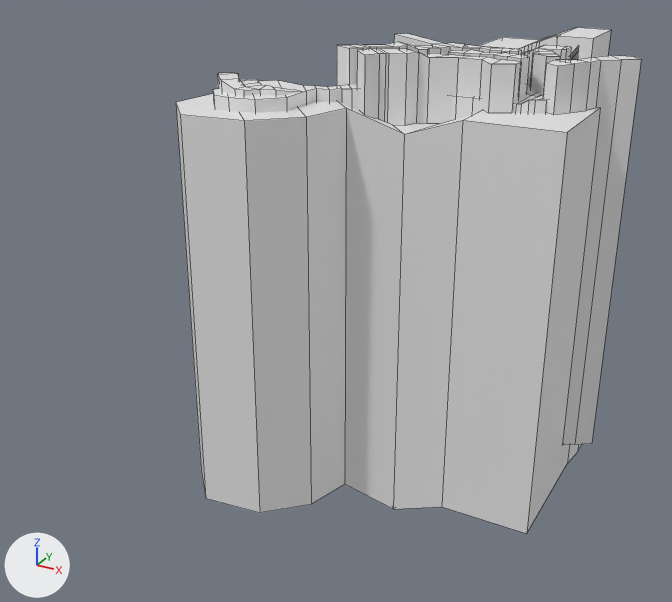
The FBX model Assets/Blender/Environments/06-climb-cave-major-environment.fbx as it was, and as the next commit left it.
The view is the same before and after, from a 50 mm camera at (428.0, -1216.0, 239.0) aimed at (-105.0, -247.0, -245.0). Lighting does not change. The marker at lower left points along +X, +Y and +Z. The older version comes first. Mesh edges are drawn as thin lines. Vertices at exactly the same position are counted once.

Names of what the first picture shows: 'ClimbCaveMinorEnvironmentSand', 'ClimbCaveMinorEnvironmentSpikes'.
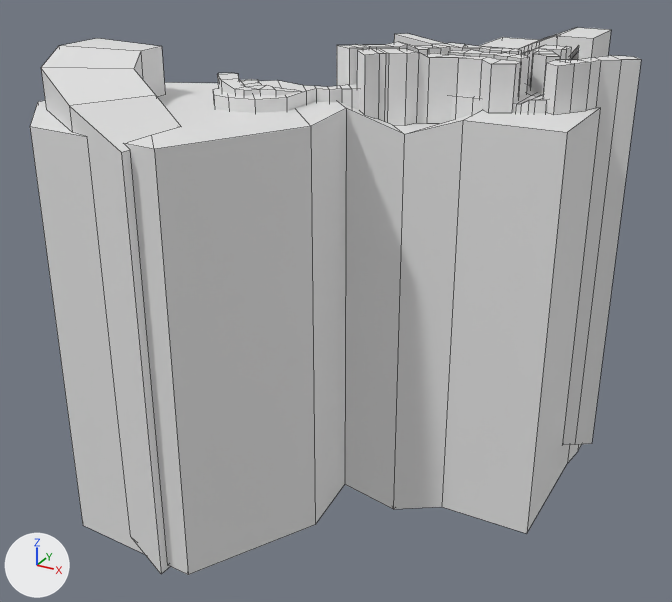
What changed in the scene script:
```text
Change me_cube_008:
    used by ob_climbcaveminorenvironmentspikes; location = (0.0, 0.0, 0.0)
    remove me_cube_008.from_pydata(...)  # 394 vertices, 280 faces; spans x -250.0..215.0, y -416.0..106.0, z -506.0..75.0
    add me_cube_008.from_pydata(...)  # 436 vertices, 303 faces; spans x -399.0..215.0, y -556.0..106.0, z -506.0..75.0
    me_cube_008 part 1
    4 vertices are removed from x -250.0..-205.0, y -416.0..-365.0, z -481.0..19.0
    7 faces are deleted
    8 vertices move from x -237.0..-79.0, y -408.0..-236.0, z -481.0..19.0 to x -366.0..-53.0, y -546.0..-221.0, z -481.0..19.0
    41 vertices are added at x -399.0..-162.0, y -556.0..-322.0, z -486.0..75.0
    5 new vertices lie (0.0, 0.0, 500.0) away from vertices in x -399.0..-167.0, y -556.0..-322.0, z -486.0..-425.0
    30 new faces join them
```

Location of each change, (x1, y1, x2, y2) in pixels of the pictures (672 x 602 px):
'ClimbCaveMinorEnvironmentSpikes', reshaped (31% wider, 8% taller)
    before: (176, 27, 641, 534)
    after: (30, 27, 641, 575)
part 1 of me_cube_008, built on
    before: (176, 94, 346, 513)
    after: (30, 38, 346, 575)
